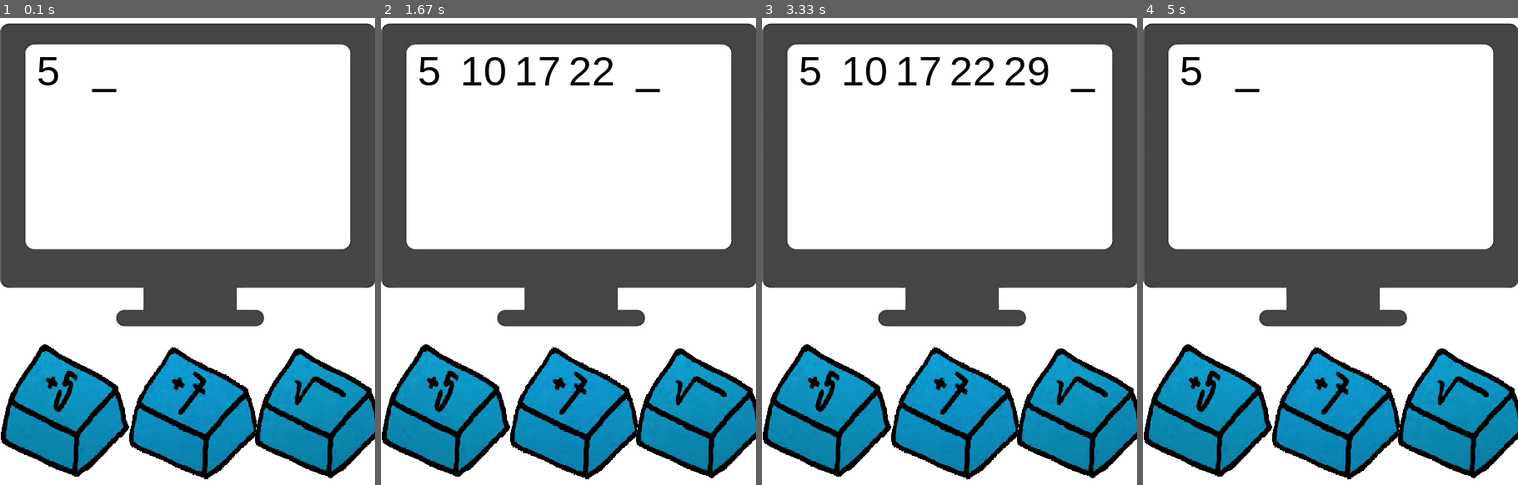
Above: before the commit, frames 1-4 (left to right).
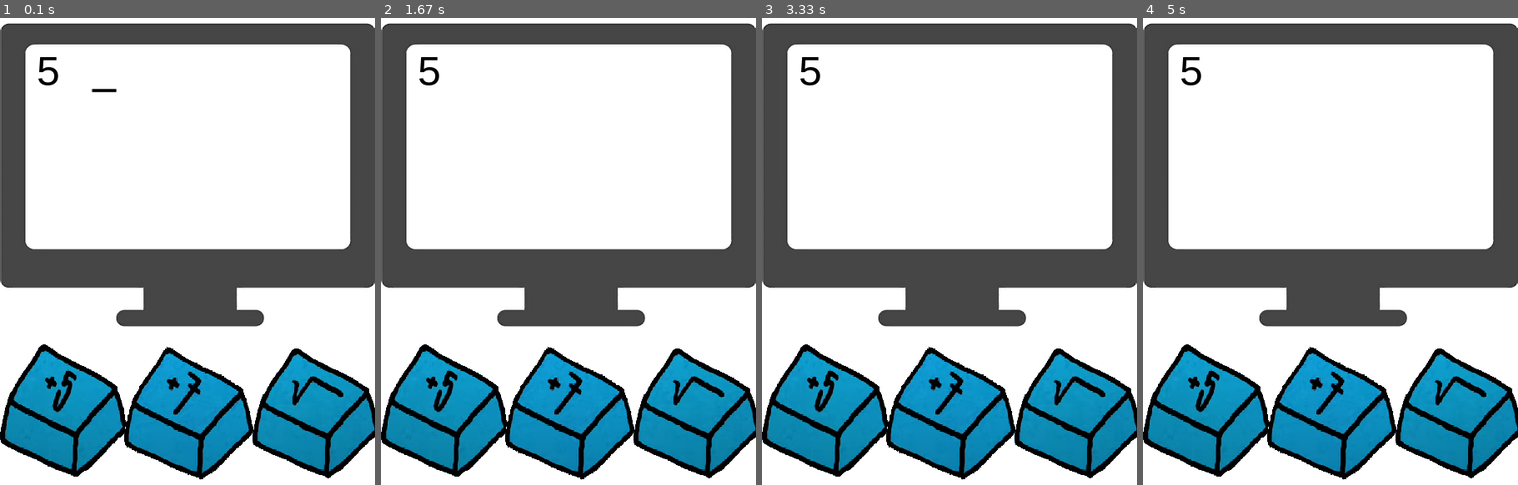
Above: after the commit, the same moments.

Repository: EasonChen11/escape_room_pygame
Game: pygame game, started from main.py
The game is run twice, just before and just after one commit, with the same random seed, the same clock (stepped at 60 frames per second) and the same inputs.
Inputs:
- Up to frame 1 (0.1 s): no input
- Up to frame 2 (1.67 s): tap S at 0.33 s; tap 5 at 0.67 s; tap 7 at 1 s; hold 5 from 1.33 s (still down)
- Up to frame 3 (3.33 s): release 5 at 1.87 s; hold 7 from 3.03 s (still down)
- Up to frame 4 (5 s): release 7 at 3.57 s; hold S from 4.73 s (still down)

The runs differ from the first frame. In frame 1, 5.2% of the frame differs, in the area x 0-100%, y 69-99%; in frame 2, 6.0%; in frame 3, 6.3%, in the area x 0-100%, y 8-99%; in frame 4, 5.2%.

Commit message:
button click

Diff:
--- a/main.py
+++ b/main.py
@@ -26,7 +26,7 @@
 
 # 載入圖片 convert 轉成pygame 易讀檔案
 background = pygame.image.load("./img/background450.png").convert()
-great_background = pygame.image.load("./img/Great.png").convert()
+text_background = pygame.image.load("./img/Great.png").convert()
 button_line_image = []
 for i in range(1, 3):
     Bottom_Line_Image = pygame.image.load(f"./img/bottom_line_{i}.png").convert()
@@ -39,26 +39,56 @@
         Button = pygame.image.load(f"./img/{j}_{i}.png").convert()
         Button.set_colorkey(WHITE)
         button_image[j].append(pygame.transform.scale(Button, (image_scale, image_scale)))
-keydown_add5 = False
-keydown_add7 = False
-keydown_sqrt = False
 
 
 class button (pygame.sprite.Sprite):
     def __init__(self, center, button_name):
+        self.click = False
         pygame.sprite.Sprite.__init__(self)
         self.frame = 0
         self.name = button_name
         self.image = button_image[button_name][self.frame]
         self.rect = self.image.get_rect()
-        self.rect.center = center
+        self.origin_center = center
+        self.rect.center = self.origin_center
+        self.sensor_rect = pygame.Rect(center, (120, 110))
+        self.sensor_rect.center = center
         self.last_update = pygame.time.get_ticks()
-        self.frame_rate = 10000
+        self.frame_rate = 5000
         self.keydown = True
         self.downy = 4
         self.downx = 1
 
     def update(self):
+        mouse_press = pygame.mouse.get_pos()
+        if self.click:
+            self.animationOfButton()
+        else:
+            if self.sensor_rect.collidepoint(mouse_press):
+                if pygame.mouse.get_pressed()[0]:
+                    global running
+                    self.last_update = pygame.time.get_ticks()
+                    self.click = True
+                    if self.name == 5:
+                        ans_list.append(ans_list[-1] + 5)
+                    if self.name == 7:
+                        ans_list.append(ans_list[-1] + 7)
+                    if self.name == 'sqrt':
+                        append_number = round(sqrt(ans_list[-1]), 2)  # round 四捨五入到小數兩位
+                        if append_number - int(append_number) == 0:
+                            ans_list.append(int(append_number))
+                        else:
+                            ans_list.append(append_number)
+
+                    if check_list.get(ans_list[-1]):
+                        running = False
+                    else:
+                        check_list[ans_list[-1]] = True
+                    if ans_list[-1] - int(ans_list[-1]) != 0:
+                        running = False
+                    if ans_list[-1] > 50:
+                        running = False
+    def animationOfButton(self):
         now = pygame.time.get_ticks()
         if now - self.last_update > self.frame:     # 瞬間當下時間 跟 創建時間差 到換圖時間(ex.時間差到50ms時換下張圖)
             self.last_update = now
@@ -74,23 +104,24 @@
                 else:
                     self.keydown = False
             else:
-                self.frame -= 1
-                if self.frame >= 0:
-                    self.image = button_image[self.name][self.frame]
-                    center = self.rect.center
-                    self.rect = self.image.get_rect()
-                    self.rect.center = center
-                    self.rect.y -= self.downy
-                    self.rect.x += self.downx
-                else:
-                    self.kill()
-                    global keydown_add5, keydown_add7, keydown_sqrt
-                    keydown_add5 = False
-                    keydown_add7 = False
-                    keydown_sqrt = False
-
-
-class TEXT:
+                if not pygame.mouse.get_pressed()[0]:
+                    self.frame -= 1
+                    if self.frame >= 0:
+                        self.image = button_image[self.name][self.frame]
+                        center = self.rect.center
+                        self.rect = self.image.get_rect()
+                        self.rect.center = center
+                        self.rect.y -= self.downy
+                        self.rect.x += self.downx
+                    else:
+                        self.image = button_image[self.name][0]
+                        self.rect = self.image.get_rect(center=self.origin_center)
+                        self.rect.center = self.origin_center
+                        self.frame = 0
+                        self.keydown = True
+                        self.click = False
+
+class list_TEXT:
 
     def __init__(self):
         self.x = WIDTH/4-100
@@ -110,6 +141,14 @@
         self.x = WIDTH/4-55
         self.y += 55
         self.length = 0
+
+    def draw(self, surface, text, size, color):
+        font = pygame.font.Font(font_name, size)  # 給定字型和大小# font:字型 render:使成為
+        self.text_surface = font.render(text, True, color)  # 製造文字平面(文字,Anti-aliasing{抗鋸齒文字},字體顏色)
+        self.text_rect = self.text_surface.get_rect()
+        self.text_rect.centerx = self.x
+        self.text_rect.centery = self.y
+        surface.blit(self.text_surface, self.text_rect)
 
 
 class BottomLine(pygame.sprite.Sprite):
@@ -148,7 +187,7 @@
         pygame.sprite.Sprite.__init__(self)
         self.last_update = pygame.time.get_ticks()
         self.show_time = 1000
-        self.image = great_background
+        self.image = text_background
         self.image.set_colorkey(WHITE)
         self.rect = self.image.get_rect()
         self.rect.center = (WIDTH/2-13, HEIGHT/2+20)
@@ -157,10 +196,17 @@
         self.now = pygame.time.get_ticks()
         if self.now - self.last_update < self.show_time:
             self.now = pygame.time.get_ticks()
-            draw_text(self.image, f"GREAT!", 50, BLACK, self.rect.width/2+10, self.rect.height/2-30)
+            self.draw(self.image, f"GREAT!", 50, BLACK, self.rect.width/2+10, self.rect.height/2-30)
         else:
             self.kill()
 
+    def draw(self, surface, text, size, color, x, y):
+        font = pygame.font.Font(font_name, size)  # 給定字型和大小# font:字型 render:使成為
+        self.text_surface = font.render(text, True, color)  # 製造文字平面(文字,Anti-aliasing{抗鋸齒文字},字體顏色)
+        self.text_rect = self.text_surface.get_rect()
+        self.text_rect.centerx = x
+        self.text_rect.centery = y
+        surface.blit(self.text_surface, self.text_rect)
 
 font_name = pygame.font.match_font('arial')  # 取的字型
 
@@ -177,7 +223,12 @@
 
 
 all_sprites = pygame.sprite.Group()
-
+add5 = button((image_scale / 2 - 16, HEIGHT - image_scale / 2), 5)
+all_sprites.add(add5)
+add7 = button((WIDTH / 2 + 4, HEIGHT - image_scale / 2), 7)
+all_sprites.add(add7)
+Sqrt = button((WIDTH - image_scale / 2 + 17, HEIGHT - image_scale / 2), 'sqrt')
+all_sprites.add(Sqrt)
 clock = pygame.time.Clock()
 
 need_list = [2, 10, 14]
@@ -186,7 +237,7 @@
     ans_list = [5]
     check_list = {5: True}
     index = 0
-    locate_text = TEXT()
+    locate_text = list_TEXT()
     bottom_line = BottomLine()
     all_sprites.add(bottom_line)
     for event in pygame.event.get():  # 回傳所有動作
@@ -200,67 +251,46 @@
         for event in pygame.event.get():     # 回傳所有動作
             if event.type == pygame.QUIT:    # 如果按下X ,pygame.QUIT 是按下X後的型態
                 running = False             # 跳出迴圈
-            elif event.type == pygame.KEYDOWN:
-                if event.key == pygame.K_5:
-                    add5 = button((image_scale/2-10, HEIGHT-image_scale/2), 5)
-                    all_sprites.add(add5)
-                    keydown_add5 = True
-                    ans_list.append(ans_list[-1]+5)
-                    if check_list.get(ans_list[-1]):
-                        running = False
-                    else:
-                        check_list[ans_list[-1]] = True
-                if event.key == pygame.K_7:
-                    add7 = button((WIDTH/2+10, HEIGHT-image_scale/2), 7)
-                    all_sprites.add(add7)
-                    keydown_add7 = True
-                    ans_list.append(ans_list[-1]+7)
-                    if check_list.get(ans_list[-1]):
-                        running = False
-                    else:
-                        check_list[ans_list[-1]] = True
-                if event.key == pygame.K_s:
-                    Sqrt = button((WIDTH-image_scale/2+23, HEIGHT-image_scale/2), 'sqrt')
-                    all_sprites.add(Sqrt)
-                    keydown_sqrt = True
-                    append_number = round(sqrt(ans_list[-1]), 2)  # round 四捨五入到小數兩位
-                    if append_number - int(append_number) == 0:
-                        ans_list.append(int(append_number))
-                    else:
-                        ans_list.append(append_number)
-                    if check_list.get(ans_list[-1]):
-                        running = False
-                    else:
-                        check_list[ans_list[-1]] = True
+            # elif event.type == pygame.KEYDOWN:
+                # if event.key == pygame.K_5:
+                # if event.key == pygame.K_7:
+                #     if check_list.get(ans_list[-1]):
+                #         running = False
+                #     else:
+                #         check_list[ans_list[-1]] = True
+                # if event.key == pygame.K_s:
+                #     append_number = round(sqrt(ans_list[-1]), 2)  # round 四捨五入到小數兩位
+                #     if check_list.get(ans_list[-1]):
+                #         running = False
+                #     else:
+                #         check_list[ans_list[-1]] = True
         # 檢查條件
-        if ans_list[-1]-int(ans_list[-1]) != 0:
-            running = False
-        if ans_list[-1] > 50:
-            running = False
+        # if ans_list[-1]-int(ans_list[-1]) != 0:
+        #     running = False
+        # if ans_list[-1] > 50:
+        #     running = False
 
         # 更新顯示
         screen.fill(WHITE)
         screen.blit(background, (0, 0))     # blit(畫) 第一個是圖片，第二個是位置
         # 更新button
-        if not keydown_add5:
-            screen.blit(button_image[5][0], (-15, HEIGHT-image_scale))
-        if not keydown_add7:
-            screen.blit(button_image[7][0], (145, HEIGHT - image_scale))
-        if not keydown_sqrt:
-            screen.blit(button_image['sqrt'][0], (290, HEIGHT-image_scale))
+        # if not keydown_add5:
+        #     screen.blit(button_image[5][0], (-15, HEIGHT-image_scale))
+        # if not keydown_add7:
+        #     screen.blit(button_image[7][0], (145, HEIGHT - image_scale))
+        # if not keydown_sqrt:
+        #     screen.blit(button_image['sqrt'][0], (290, HEIGHT-image_scale))
         all_sprites.update()
         locate_text.reset()
         for i in ans_list:
             if i in need_list[0:index+1:]:
-                draw_text(screen, f"{i}", 50, RED, locate_text.x, locate_text.y)
+                locate_text.draw(screen, f"{i}", 50, RED)
             else:
-                draw_text(screen, f"{i}", 50, BLACK, locate_text.x, locate_text.y)
+                locate_text.draw(screen, f"{i}", 50, BLACK)
             locate_text.update()
             if locate_text.length > 5:
                 locate_text.change_line()
         bottom_line.reset(locate_text.length, len(ans_list)//6)
-        if keydown_add5 or keydown_add7 or keydown_sqrt:
-            bottom_line.last_update = pygame.time.get_ticks()
 
         if need_list[index] == ans_list[-1]:
             index += 1
